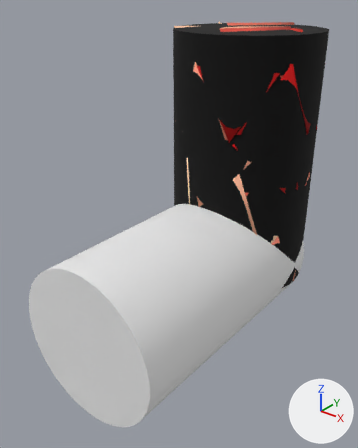
Before and after pictures for a commit that changed the glTF model python-helpers/artifacts/renders/gltf/16501386.glb.
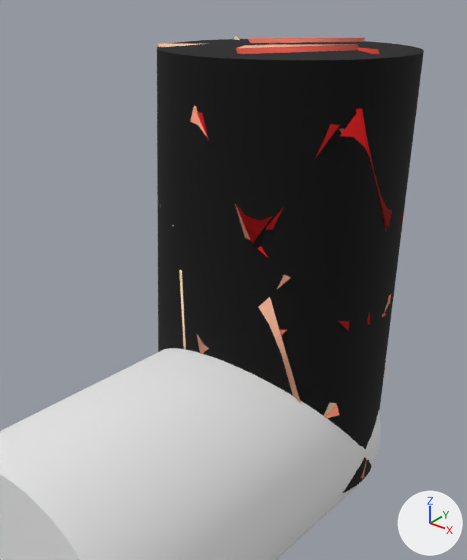
Each version appears first whole from a 50 mm camera at (3.59, -5.97, 3.7) aimed at (-0.12, -1.33, 0.83), and next in a close-up on the part from 23% to 99% of the width and 0% to 73% of the height. Arrows for +X, +Y and +Z are at lower right; the lights stay in place. The last two pictures show the newer version. Where no turn or scale is listed for an object, it has been applied to the vertices.
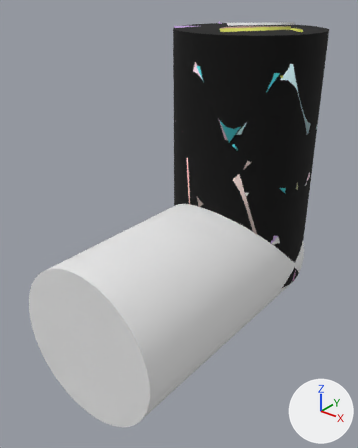
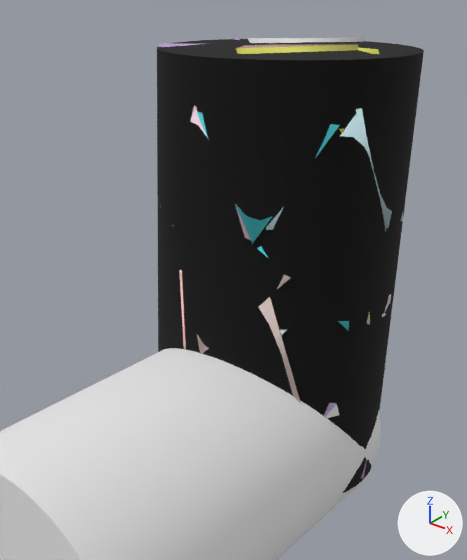
Changed parts and their boxes [x1, y1, x2, y2] in the close-ups (467 x 560 px):
```json
{"object": "mesh29", "change": "recoloured", "before": [259, 297, 301, 403], "after": [259, 297, 301, 403], "on screen": "beige to pale pink"}
{"object": "mesh42", "change": "recoloured", "before": [236, 44, 358, 133], "after": [236, 44, 358, 133]}
{"object": "mesh48", "change": "recoloured", "before": [197, 112, 340, 244], "after": [197, 112, 340, 244]}
{"object": "mesh39", "change": "recoloured", "before": [248, 38, 365, 43], "after": [248, 38, 365, 43], "on screen": "red to white"}
{"object": "mesh49", "change": "recoloured", "before": [266, 112, 386, 231], "after": [266, 112, 386, 231]}
{"object": "mesh51", "change": "recoloured", "before": [356, 108, 392, 229], "after": [356, 108, 392, 229]}
{"object": "mesh28", "change": "recoloured", "before": [238, 44, 356, 48], "after": [238, 44, 356, 48]}
{"object": "mesh35", "change": "recoloured", "before": [190, 108, 250, 240], "after": [190, 108, 250, 240]}
{"object": "mesh31", "change": "recoloured", "before": [197, 275, 291, 354], "after": [197, 275, 291, 354]}
{"object": "mesh37", "change": "recoloured", "before": [325, 404, 339, 418], "after": [325, 404, 339, 418]}
{"object": "mesh47", "change": "recoloured", "before": [257, 246, 349, 331], "after": [257, 246, 349, 331]}
{"object": "mesh43", "change": "recoloured", "before": [357, 47, 379, 54], "after": [357, 47, 379, 54]}
{"object": "mesh24", "change": "recoloured", "before": [158, 44, 198, 47], "after": [158, 44, 198, 47]}
{"object": "mesh50", "change": "recoloured", "before": [401, 213, 403, 221], "after": [401, 213, 403, 221]}
```

The change, as JSON lines over the scene's bpy script:
```json
{"op": "set", "path": "mat_material_24.base_color", "old": "(0.988, 0.627, 0.42)", "new": "(0.58, 0.404, 0.741)", "note": "beige #fecfad -> purple #c8aadf"}
{"op": "set", "path": "mat_material_28.base_color", "old": "(0.976, 0.518, 0.333)", "new": "(0.549, 0.337, 0.294)", "note": "beige #fcbf9c -> pink #c49d94"}
{"op": "set", "path": "mat_material_29.base_color", "old": "(0.965, 0.486, 0.322)", "new": "(0.769, 0.612, 0.58)", "note": "beige #fbb99a -> pale pink #e3cdc8"}
{"op": "set", "path": "mat_material_31.base_color", "old": "(0.949, 0.439, 0.298)", "new": "(0.769, 0.612, 0.58)", "note": "beige #f9b194 -> pale pink #e3cdc8"}
{"op": "set", "path": "mat_material_35.base_color", "old": "(0.898, 0.314, 0.22)", "new": "(0.969, 0.714, 0.824)", "note": "beige #f39881 -> pale pink #fbdcea"}
{"op": "set", "path": "mat_material_37.base_color", "old": "(0.871, 0.247, 0.169)", "new": "(0.498, 0.498, 0.498)", "note": "red #f08872 -> grey #bbbbbb"}
{"op": "set", "path": "mat_material_39.base_color", "old": "(0.835, 0.176, 0.114)", "new": "(0.78, 0.78, 0.78)", "note": "red #ec745f -> white #e5e5e5"}
{"op": "set", "path": "mat_material_42.base_color", "old": "(0.769, 0.0902, 0.0588)", "new": "(0.737, 0.741, 0.133)", "note": "red #e35545 -> yellow #dfdf66"}
{"op": "set", "path": "mat_material_43.base_color", "old": "(0.741, 0.0549, 0.0353)", "new": "(0.737, 0.741, 0.133)", "note": "red #df4235 -> yellow #dfdf66"}
{"op": "set", "path": "mat_material_47.base_color", "old": "(0.627, 0.0, 0.0)", "new": "(0.0902, 0.745, 0.812)", "note": "red #cf0000 -> cyan #55e0e9"}
{"op": "set", "path": "mat_material_48.base_color", "old": "(0.592, 0.0, 0.0)", "new": "(0.0902, 0.745, 0.812)", "note": "red #ca0000 -> cyan #55e0e9"}
{"op": "set", "path": "mat_material_49.base_color", "old": "(0.561, 0.0, 0.0)", "new": "(0.62, 0.855, 0.898)", "note": "red #c50000 -> pale blue #ceeef3"}
{"op": "set", "path": "mat_material_50.base_color", "old": "(0.529, 0.0, 0.0)", "new": "(0.62, 0.855, 0.898)", "note": "red #c00000 -> pale blue #ceeef3"}
{"op": "set", "path": "mat_material_51.base_color", "old": "(0.498, 0.0, 0.0)", "new": "(0.62, 0.855, 0.898)", "note": "red #bb0000 -> pale blue #ceeef3"}
```
